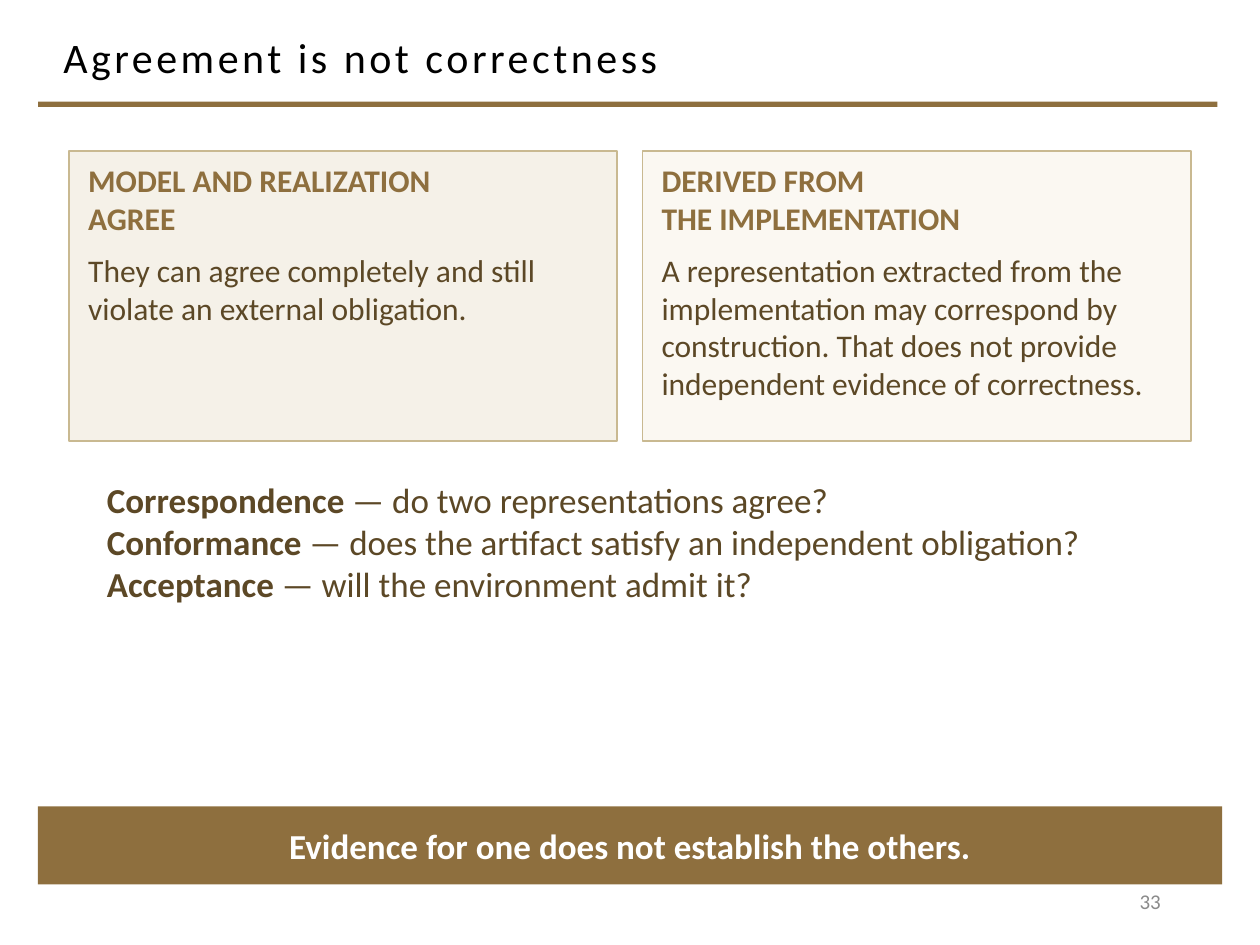
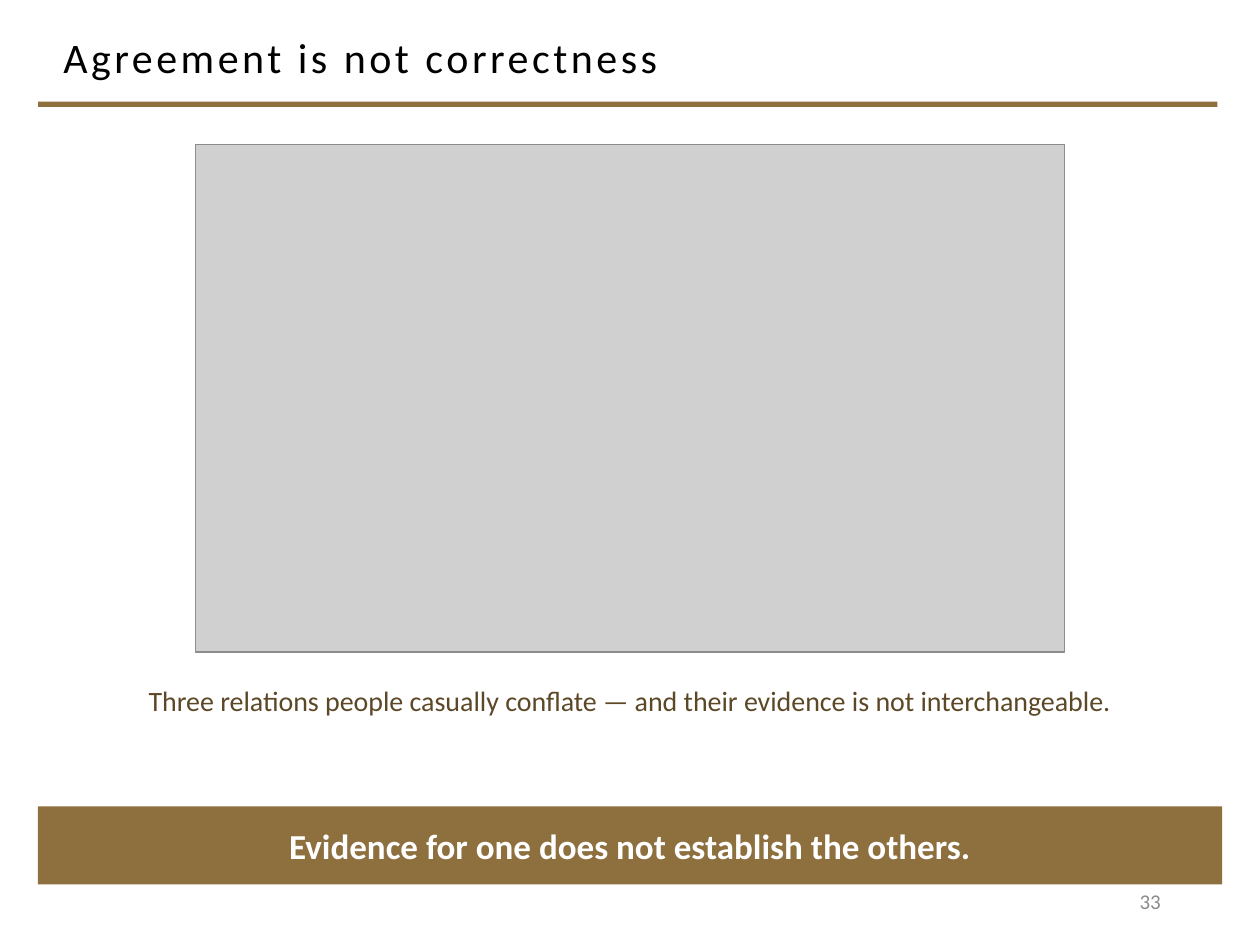
Before and after one commit to davisjam/model-based-agentic-software-engineering, a slide deck: slide 33 of course/lectures/act-2-delegation-and-control/03-alignment/2-3-Alignment.pptx. Drawn at 1260x945 pixels with LibreOffice and Linux fonts; fonts in the diff are those of the drawing; grey boxes stand for pictures; background and template pictures are left out. Boxes give left, top, right and bottom in pixels: in the first picture for what was removed or moved away, otherwise in the second. Text is boxed around its words. In the diff, an @@ line names an element or a change of style, - is before the commit and + after.

```diff
--- a/course/lectures/act-2-delegation-and-control/03-alignment/2-3-Alignment.pptx
+++ b/course/lectures/act-2-delegation-and-control/03-alignment/2-3-Alignment.pptx
@@ picture added at (195,145,1065,653) @@
@@ rectangle removed at (69,151,617,441) @@
-MODEL AND REALIZATION
-AGREE
-They can agree completely and still violate an external obligation.
@@ rectangle removed at (643,151,1191,441) @@
-DERIVED FROM
-THE IMPLEMENTATION
-A representation extracted from the implementation may correspond by construction. That does not provide independent evidence of correctness.
@@ text removed at (107,488,1079,603) @@
-Correspondence — do two representations agree?
-Conformance — does the artifact satisfy an independent obligation?
-Acceptance — will the environment admit it?
@@ text added at (149,691,1111,716), 16 pt, text #5C4826 @@
+Three relations people casually conflate — and their evidence is not interchangeable.
```
Also in this commit, not shown: 1 other file.
